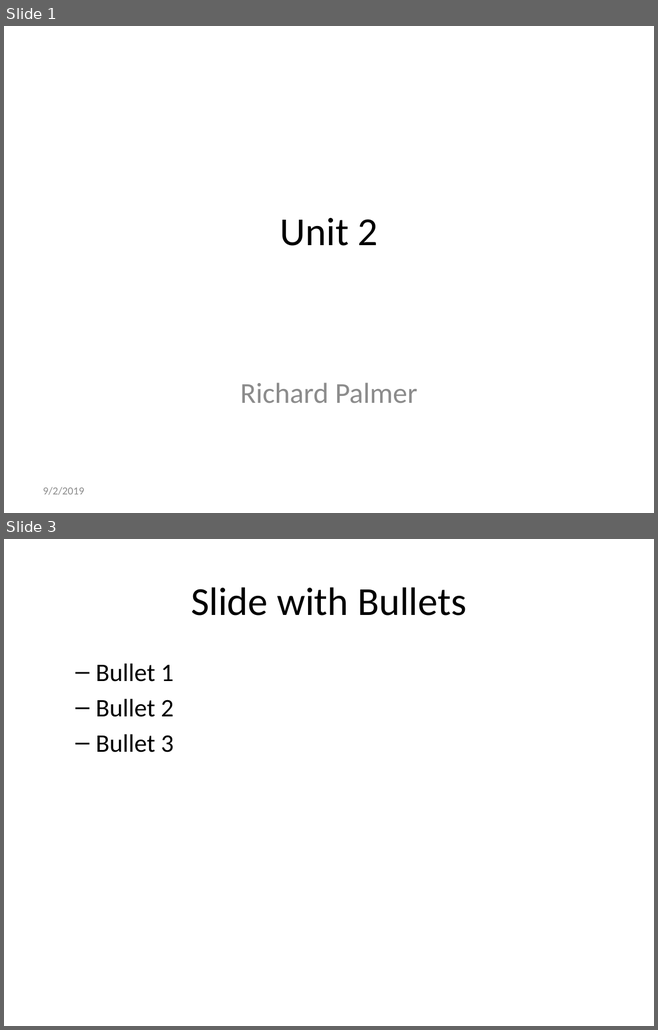
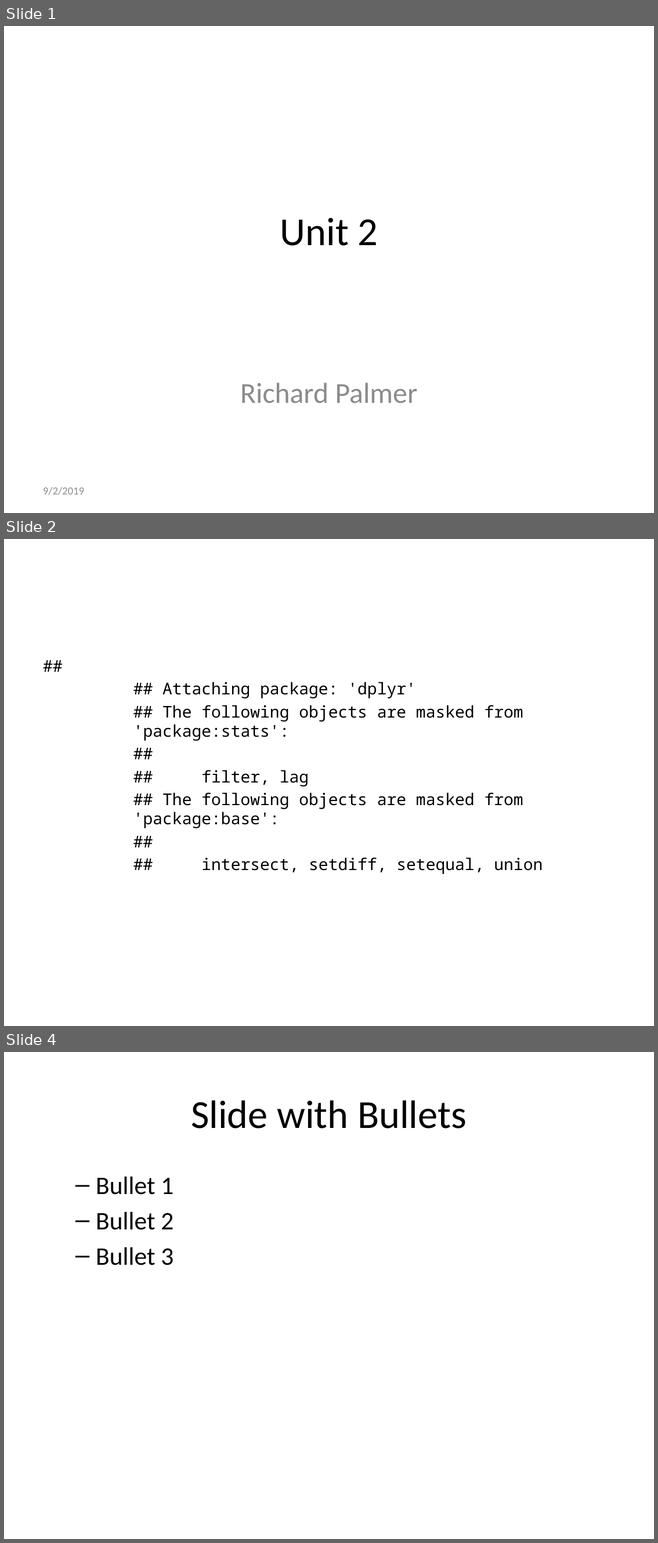
Before and after one commit to rmpalmer/MDS-6306-Doing-Data-Science-Fall-2019, a slide deck: Unit 2/Richard_Palmer_LiveSession_2.pptx. Shown one above the other, each under a label of ours: slides 1 and 3 before the commit, slides 1, 2 and 4 after it; the slides between them are not shown. The pictures are 658x1030 and 658x1543 pixels, drawn with LibreOffice and Linux fonts; fonts in the diff are those of the drawing. Boxes give left, top, right and bottom in pixels: in the first picture for what was removed or moved away, otherwise in the second. Text is boxed around its words. In the diff, an @@ line names an element or a change of style, - is before the commit and + after.

```diff
--- a/Unit 2/Richard_Palmer_LiveSession_2.pptx
+++ b/Unit 2/Richard_Palmer_LiveSession_2.pptx
@@ slide 2 added at (x1=4, y1=539, x2=654, y2=1026), background #FFFFFF @@
@@ text added at (x1=133, y1=682, x2=542, y2=874), 18 pt, text #000000 @@
+##
+## Attaching package: 'dplyr'
+## The following objects are masked from 'package:stats':
+##
+## filter, lag
+## The following objects are masked from 'package:base':
+##
+## intersect, setdiff, setequal, union
@@ what was slide 3 is now slide 4 @@
```
Also in this commit, not shown: 1 other slide added, 1 slide removed, 1 other file.
